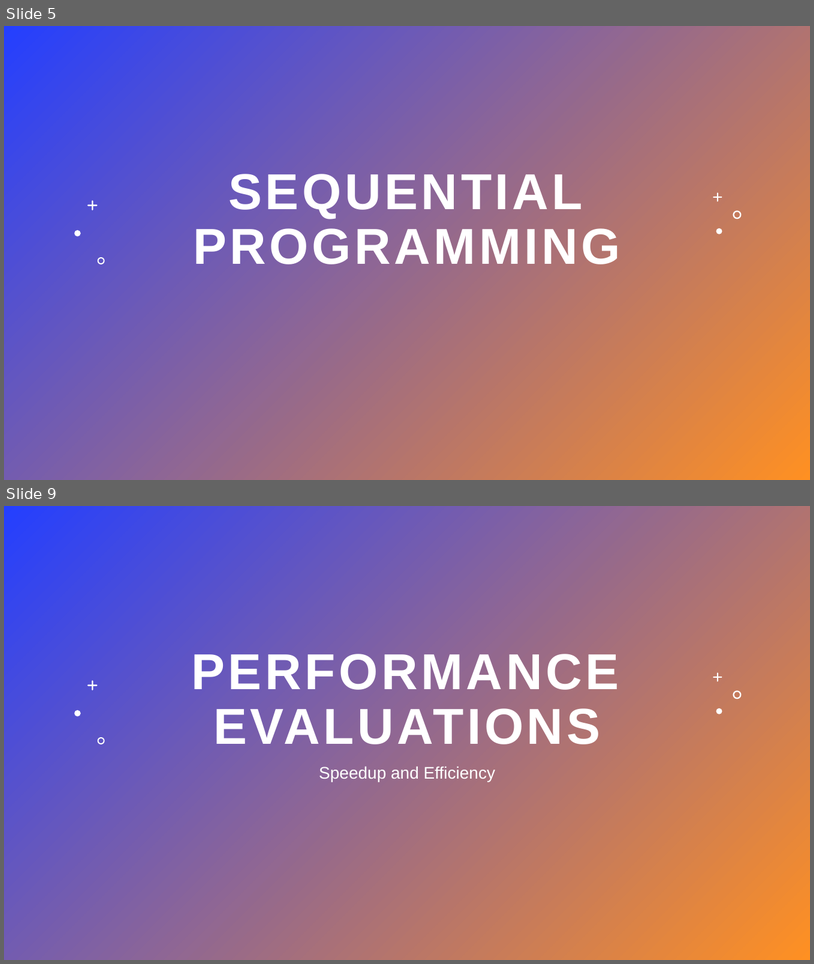
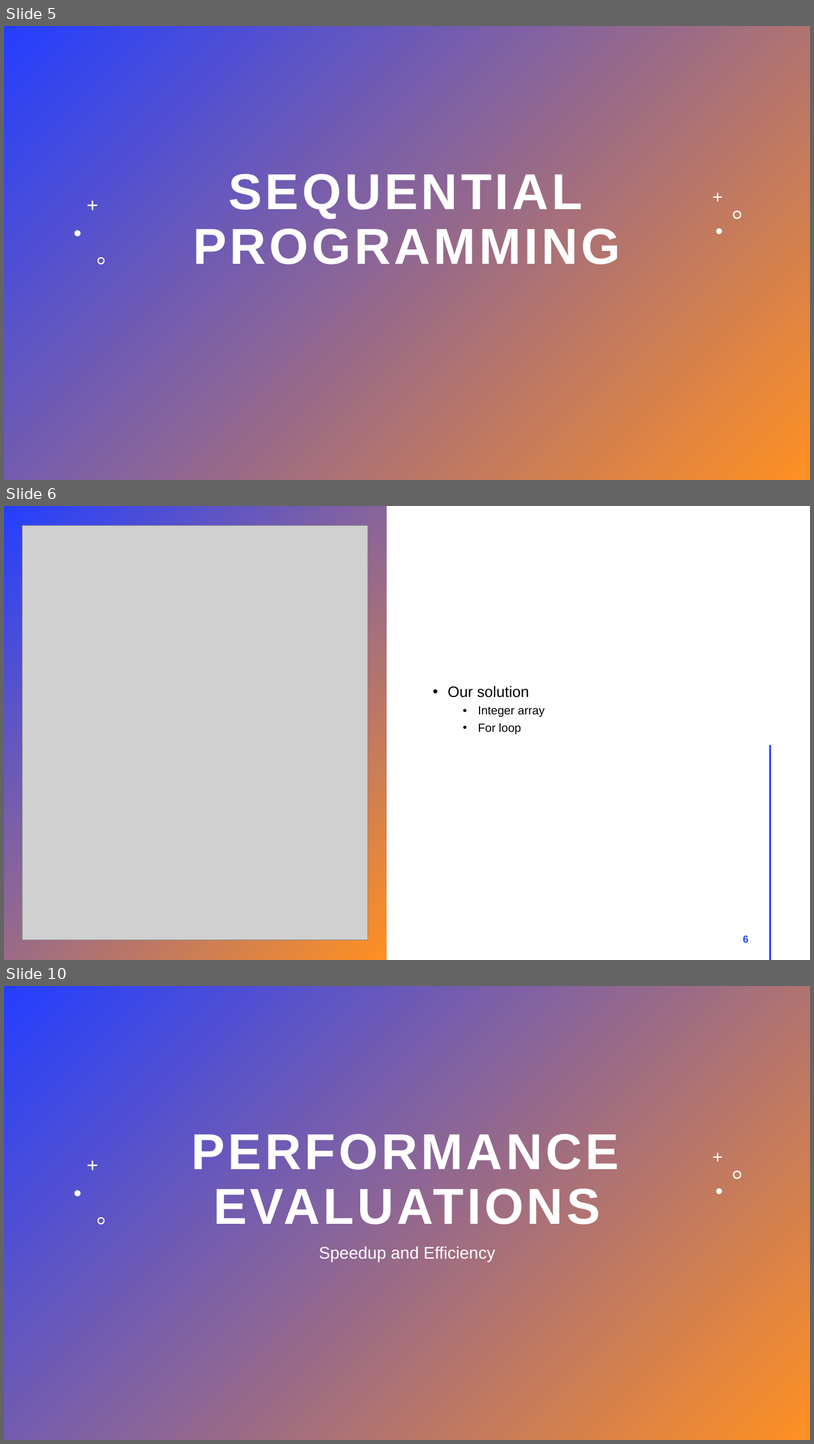
Before and after one commit to Bass4Nation/P-D-Prog-assignment, a slide deck: Project-6-Presentation.pptx. Shown one above the other, each under a label of ours: slides 5 and 9 before the commit, slides 5, 6 and 10 after it; the slides between them are not shown. The pictures are 814x964 and 814x1444 pixels, drawn with LibreOffice and Linux fonts; fonts in the diff are those of the drawing; grey boxes stand for pictures. Boxes give left, top, right and bottom in pixels: in the first picture for what was removed or moved away, otherwise in the second. Text is boxed around its words. In the diff, an @@ line names an element or a change of style, - is before the commit and + after.

```diff
--- a/Project-6-Presentation.pptx
+++ b/Project-6-Presentation.pptx
@@ slide 6 added at (4,506,810,960), background #FFFFFF @@
@@ rectangle added at (4,506,386,960), fill gradient #243FFF to #FF9022 @@
@@ picture added at (23,526,368,940) @@
@@ line added from (51, 529) to (51, 959), #FF9022 2 pt @@
@@ text added at (448,685,545,734), 14 pt, text #000000 @@
+• Our solution
+  • Integer array
+  • For loop
@@ line added from (770, 745) to (770, 960), #FF9022 2 pt @@
@@ page number added at (743,935,749,942), 12 pt, text #243FFF, bold @@
+6
@@ what was slide 9 is now slide 10 @@
```
Also in this commit, not shown: 4 slides changed, 6 other slides added, 5 slides removed.
